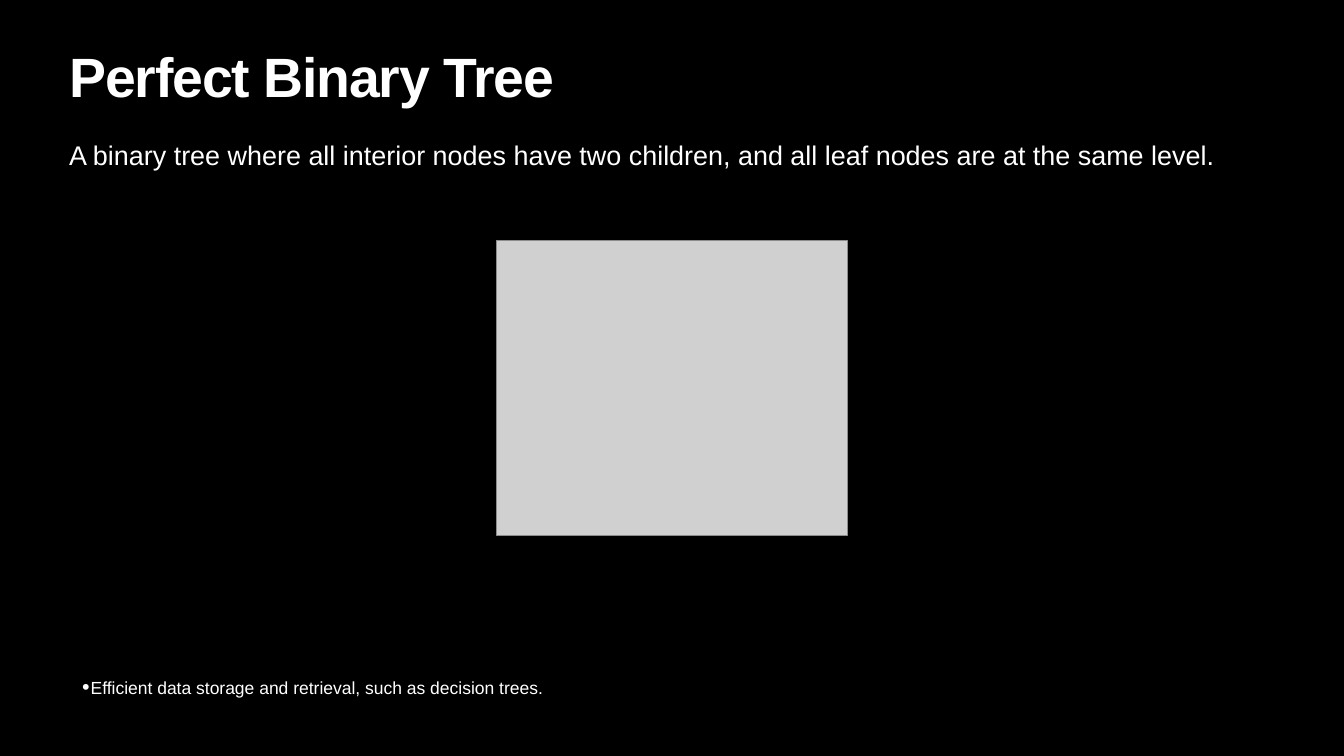
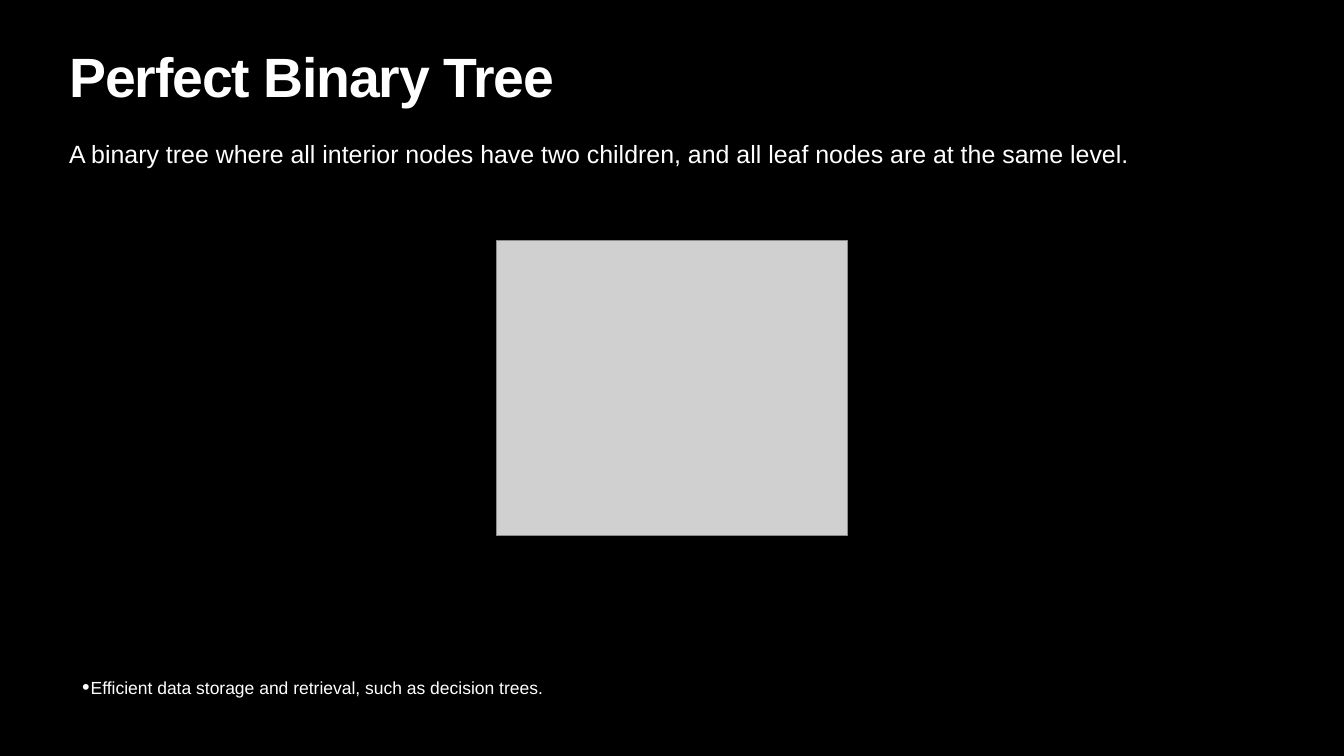
Before and after one commit to LearnCodeWithDurgesh/YouTube-DSA-Series, a slide deck: slide 8 of Tree Types.pptx. Drawn at 1344x756 pixels with LibreOffice and Linux fonts; fonts in the diff are those of the drawing; grey boxes stand for pictures; background and template pictures are left out. Boxes give left, top, right and bottom in pixels: in the first picture for what was removed or moved away, otherwise in the second. Text is boxed around its words. In the diff, an @@ line names an element or a change of style, - is before the commit and + after.

```diff
--- a/Tree Types.pptx
+++ b/Tree Types.pptx
@@ text "A binary tree where all ..." at [69,145,1128,168]: size 38.5 to 35.6 pt @@
```
Also in this commit, not shown: 1 other slide changed, 3 slides added, 7 other files.
